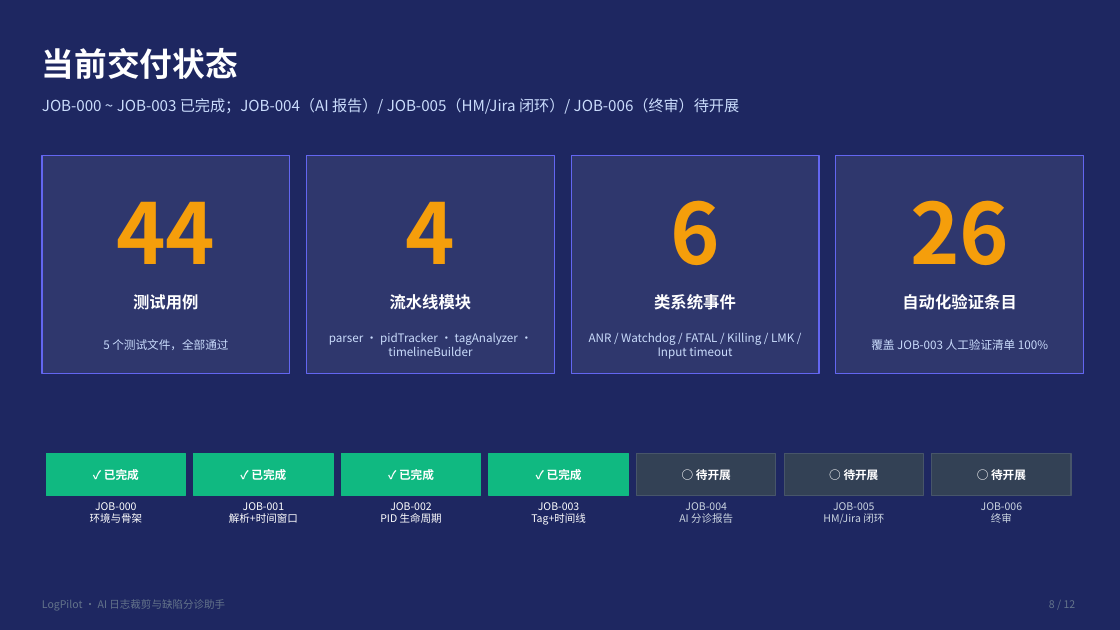
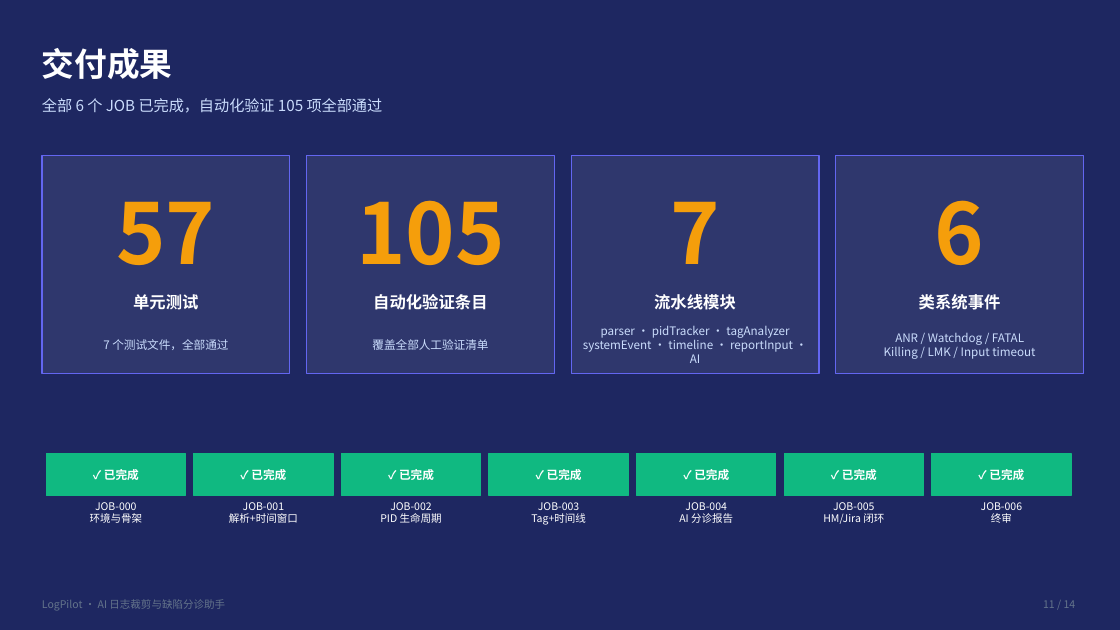
Before and after one commit to caoyuan-fire/LogPilot, a slide deck: slide 11 of ppt-build/LogPilot-项目介绍.pptx (slide 8 before the commit). Drawn at 1120x630 pixels with LibreOffice and Linux fonts; fonts in the diff are those of the drawing. Boxes give left, top, right and bottom in pixels: in the first picture for what was removed or moved away, otherwise in the second. Text is boxed around its words. In the diff, an @@ line names an element or a change of style, - is before the commit and + after.

```diff
--- a/ppt-build/LogPilot-项目介绍.pptx
+++ b/ppt-build/LogPilot-项目介绍.pptx
@@ text at box(42, 48, 173, 79): text changed @@
-当前交付状态
+交付成果
@@ text at box(42, 98, 383, 113): text changed @@
-JOB-000 ~ JOB-003 已完成；JOB-004（AI 报告）/ JOB-005（HM/Jira 闭环）/ JOB-006（终审）待开展
+全部 6 个 JOB 已完成，自动化验证 105 项全部通过
@@ text at box(116, 201, 215, 265): text changed @@
-44
+57
@@ text at box(356, 200, 505, 265): text changed @@
-4
+105
@@ text at box(670, 201, 720, 264): text changed @@
-6
+7
@@ text at box(935, 200, 985, 265): text changed @@
-26
+6
@@ text at box(133, 294, 198, 310): text changed @@
-测试用例
+单元测试
@@ text at box(373, 294, 487, 310): text changed @@
-流水线模块
+自动化验证条目
@@ text at box(654, 294, 736, 310): text changed @@
-类系统事件
+流水线模块
@@ text at box(919, 294, 1001, 310): text changed @@
-自动化验证条目
+类系统事件
@@ text at box(583, 325, 793, 363): text changed @@
-ANR / Watchdog / FATAL / Killing / LMK / Input timeout
+parser · pidTracker · tagAnalyzer
+systemEvent · timeline · reportInput · AI
@@ text at box(103, 339, 228, 350): text changed @@
-5 个测试文件，全部通过
+7 个测试文件，全部通过
@@ text at box(372, 339, 488, 350): text changed @@
-parser · pidTracker · tagAnalyzer · timelineBuilder
+覆盖全部人工验证清单
@@ text at box(884, 333, 1035, 359): text changed @@
-覆盖 JOB-003 人工验证清单 100%
+ANR / Watchdog / FATAL
+Killing / LMK / Input timeout
@@ text at box(694, 469, 729, 480): text changed @@
-○ 待开展
+✓ 已完成
@@ text at box(842, 469, 877, 480): text changed @@
-○ 待开展
+✓ 已完成
@@ fill #334155 to #10B981; outline #475569 1 pt to #10B981 1 pt in 3 elements at box(637, 454, 776, 496), box(785, 454, 924, 496), box(932, 454, 1071, 496) @@
@@ text at box(989, 469, 1024, 480): text changed @@
-○ 待开展
+✓ 已完成
@@ text colour #CBD5E1 to #FFFFFF in 3 elements at box(679, 502, 733, 523), box(823, 502, 884, 524), box(981, 502, 1022, 523) @@
@@ text at box(1043, 600, 1076, 608): text changed @@
-8 / 12
+11 / 14
```
Also in this commit, not shown: 8 other slides changed, 5 slides added, 3 slides removed, 1 other file.
